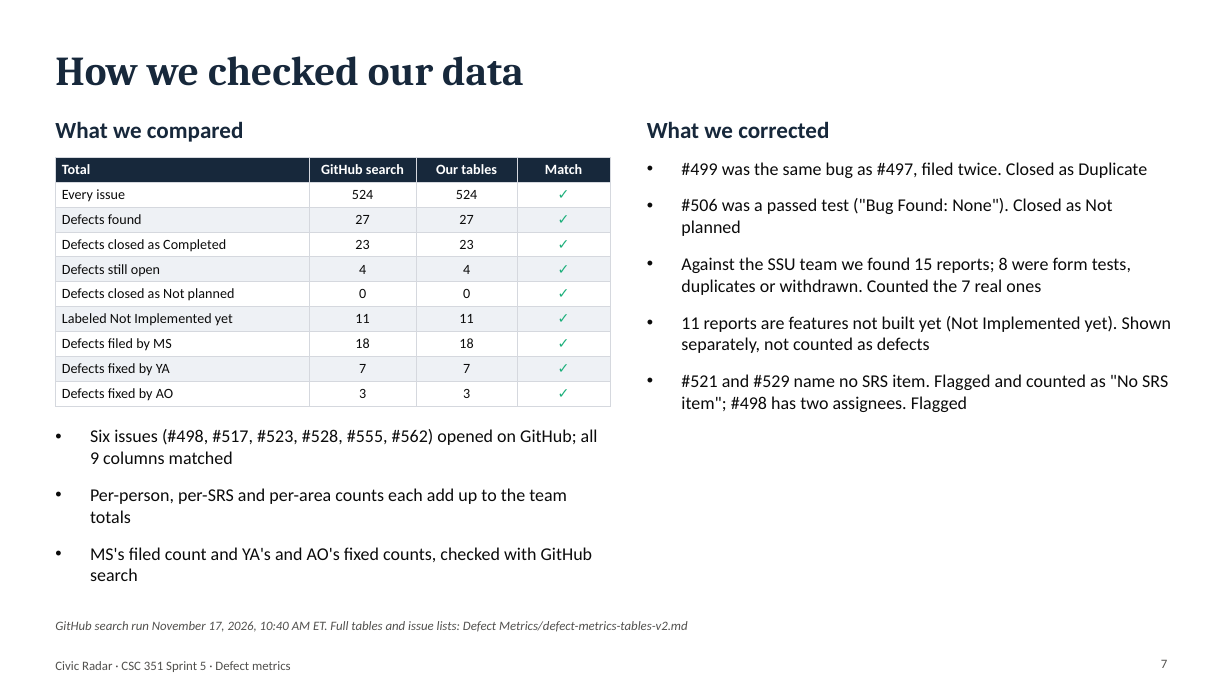
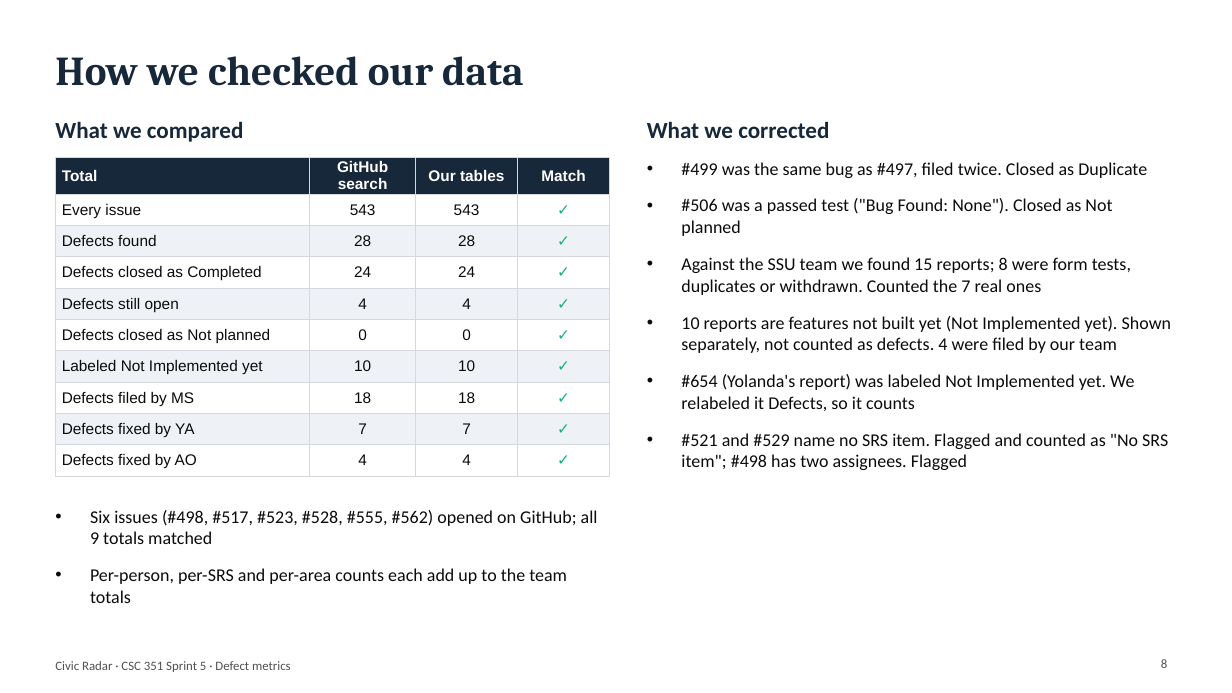
Before and after one commit to Civic-Radar/civicradar-project, a slide deck: slide 8 of Defect Metrics/Civic Radar Defect Metrics.pptx (slide 7 before the commit). Drawn at 1232x693 pixels with LibreOffice and Linux fonts; fonts in the diff are those of the drawing. Boxes give left, top, right and bottom in pixels: in the first picture for what was removed or moved away, otherwise in the second. Text is boxed around its words. In the diff, an @@ line names an element or a change of style, - is before the commit and + after.

```diff
--- a/Defect Metrics/Civic Radar Defect Metrics.pptx
+++ b/Defect Metrics/Civic Radar Defect Metrics.pptx
@@ table at [55,157,610,472] @@
-row 2, column 2: 524
+row 2, column 2: 543
-row 2, column 3: 524
+row 2, column 3: 543
-row 3, column 2: 27
+row 3, column 2: 28
-row 3, column 3: 27
+row 3, column 3: 28
-row 4, column 2: 23
+row 4, column 2: 24
-row 4, column 3: 23
+row 4, column 3: 24
-row 7, column 2: 11
+row 7, column 2: 10
-row 7, column 3: 11
+row 7, column 3: 10
-row 10, column 2: 3
+row 10, column 2: 4
-row 10, column 3: 3
+row 10, column 3: 4
@@ size 11 to 12 pt, font Calibri to Arial @@
@@ borders changed @@
@@ text at [681,162,1168,470]: less space between paragraphs @@
@@ text at [681,316,1171,411]: text changed @@
-• 11 reports are features not built yet (Not Implemented yet). Shown separately, not counted as defects
+• 10 reports are features not built yet (Not Implemented yet). Shown separately, not counted as defects. 4 were filed by our team
+• #654 (Yolanda's report) was labeled Not Implemented yet. We relabeled it Defects, so it counts
@@ text "Six issues (#498, #517, #523, ...": place and size @@
-text "Six issues (#498, #517, #523, ..." at [90,429,598,581]
+text "Six issues (#498, #517, #523, ..." at [90,510,598,603]
@@ text at [90,510,598,544]: text changed @@
-• Six issues (#498, #517, #523, #528, #555, #562) opened on GitHub; all 9 columns matched
+• Six issues (#498, #517, #523, #528, #555, #562) opened on GitHub; all 9 totals matched
@@ text at [90,547,593,581]: paragraph removed @@
-• MS's filed count and YA's and AO's fixed counts, checked with GitHub search
@@ text removed at [55,621,688,632] @@
-GitHub search run November 17, 2026, 10:40 AM ET. Full tables and issue lists: Defect Metrics/defect-metrics-tables-v2.md
@@ page number at [1161,659,1167,668]: text changed @@
-7
+8
```
Also in this commit, not shown: 7 other slides changed, 1 slide added, 5 other files.
